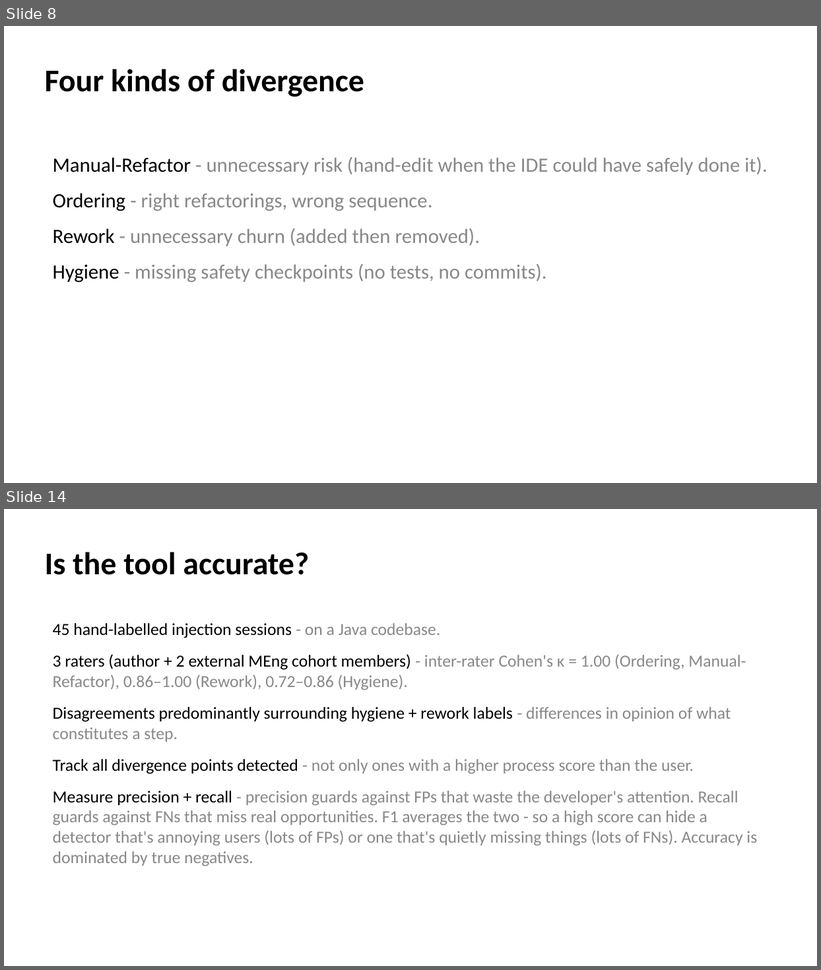
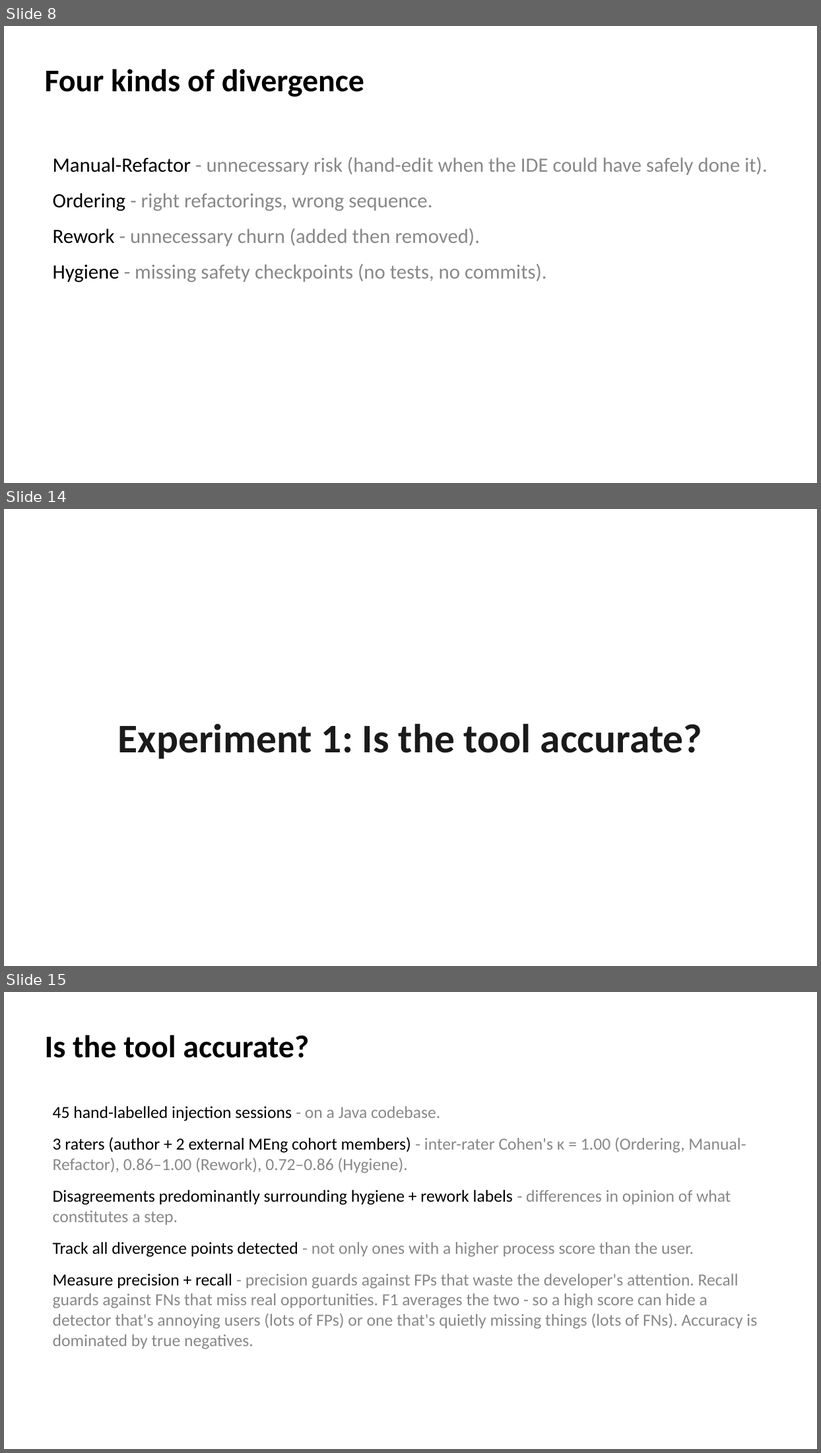
Before and after one commit to EthanHosier/fyp, a slide deck: presentation/slides.pptx. Shown one above the other, each under a label of ours: slides 8 and 14 before the commit, slides 8, 14 and 15 after it; the slides between them are not shown. The pictures are 821x970 and 821x1453 pixels, drawn with LibreOffice and Linux fonts; fonts in the diff are those of the drawing. Boxes give left, top, right and bottom in pixels: in the first picture for what was removed or moved away, otherwise in the second. Text is boxed around its words. In the diff, an @@ line names an element or a change of style, - is before the commit and + after.

```diff
--- a/presentation/slides.pptx
+++ b/presentation/slides.pptx
@@ slide 14 added at (x1=4, y1=509, x2=817, y2=966), background #FFFFFF @@
@@ text added at (x1=118, y1=723, x2=702, y2=759), 36 pt, text #1A1A1A, bold @@
+Experiment 1: Is the tool accurate?
@@ what was slide 14 is now slide 15 @@
```
Also in this commit, not shown: 7 slides changed, 4 other slides added, 1 slide removed, 1 other file.
